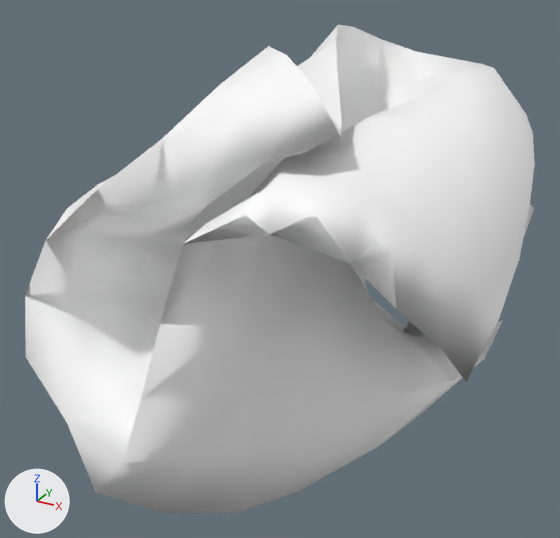
Two versions of the glTF model EverythingLibraryBrowser/models/furnishings/furnishings-trash-candywrapper/furnishings-trash-candywrapper_v5.glb, one commit apart.
Both versions are drawn from a 50 mm lens placed at (0.0299, -0.0625, 0.0471), pointed at (-0.0029, -0.0027, 0.0172). The axes (+X, +Y, +Z) are drawn at lower left. The lights are the same throughout. The picture after the commit comes second.

Objects in the first picture: 'CandyWrapper_v5'.
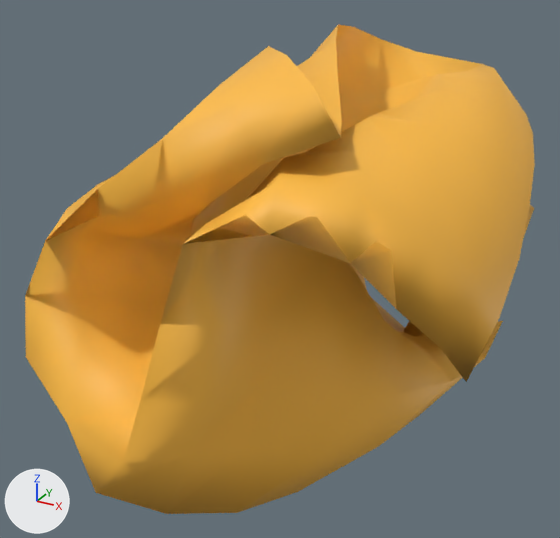
The newer file is also turned or shifted as a whole; pictures and numbers use the older file's frame.

Where the change shows, as pixel boxes (x1, y1, x2, y2) in the pictures (560 x 538 px):
part 1 of me_mesh_005, recoloured (white to orange)
    both: (25, 24, 535, 514)

The change, as a diff of the scene's bpy script:
```diff
--- a/EverythingLibraryBrowser/models/furnishings/furnishings-trash-candywrapper/furnishings-trash-candywrapper_v5.glb.py
+++ b/EverythingLibraryBrowser/models/furnishings/furnishings-trash-candywrapper/furnishings-trash-candywrapper_v5.glb.py
@@ me_mesh_005 @@
 me_mesh_005.from_pydata(...)  # 256 vertices, 450 faces; spans x -0.0187..0.0187, y -0.0276..0.0276, z 0.0..0.0388
 # used by ob_candywrapper_v5; location = (0.0, 0.0, 0.0)
+# me_mesh_005 part 1: 450 faces centred in x -0.0185..0.0181, y -0.0271..0.0257, z 0.0011..0.0371 are repainted in the vertex colours; the middle colour goes from white #ffffff to orange #ffbd44
 me_mesh_005.materials.append(mat_mat_dblsided_004)
```
